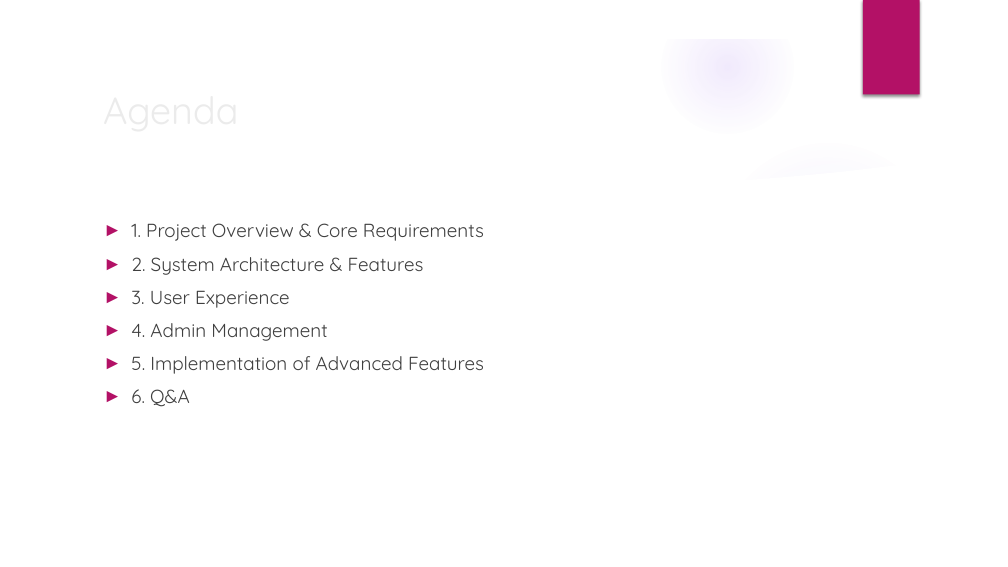
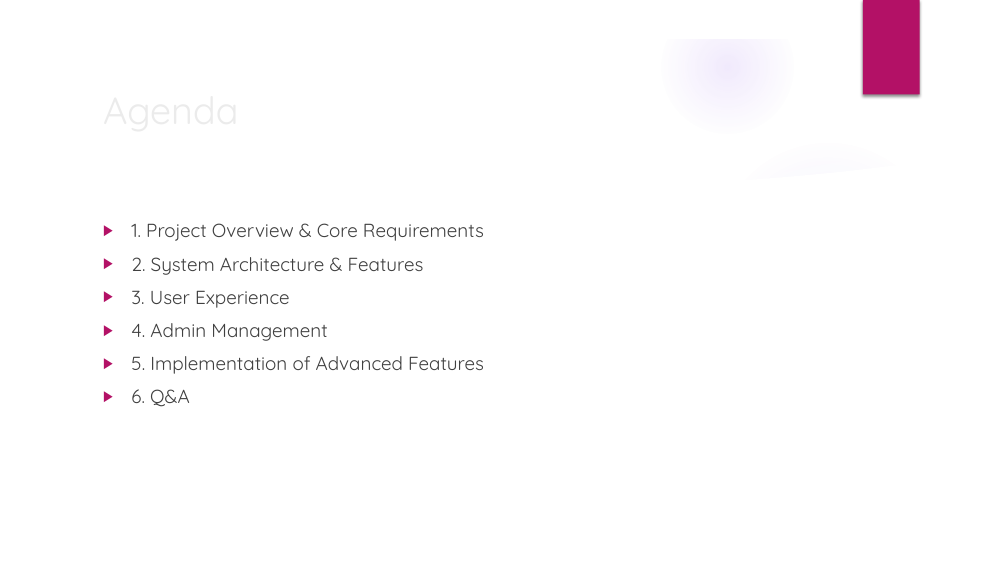
Before and after one commit to SamHdevstuff/COSC213---Final-Project, a slide deck: slide 2 of presentationMaterial/Presentation.pptx. Drawn at 1008x567 pixels with LibreOffice and Linux fonts; fonts in the diff are those of the drawing; background and template pictures are left out. Boxes give left, top, right and bottom in pixels: in the first picture for what was removed or moved away, otherwise in the second. Text is boxed around its words. In the diff, an @@ line names an element or a change of style, - is before the commit and + after.

```diff
--- a/presentationMaterial/Presentation.pptx
+++ b/presentationMaterial/Presentation.pptx
@@ text "1. Project Overview & Core ..." at (x1=131, y1=223, x2=484, y2=407): text colour #3F3F3F to #404040; bullet ► to ▶; more space between paragraphs @@
```
Also in this commit, not shown: 8 other slides changed.
